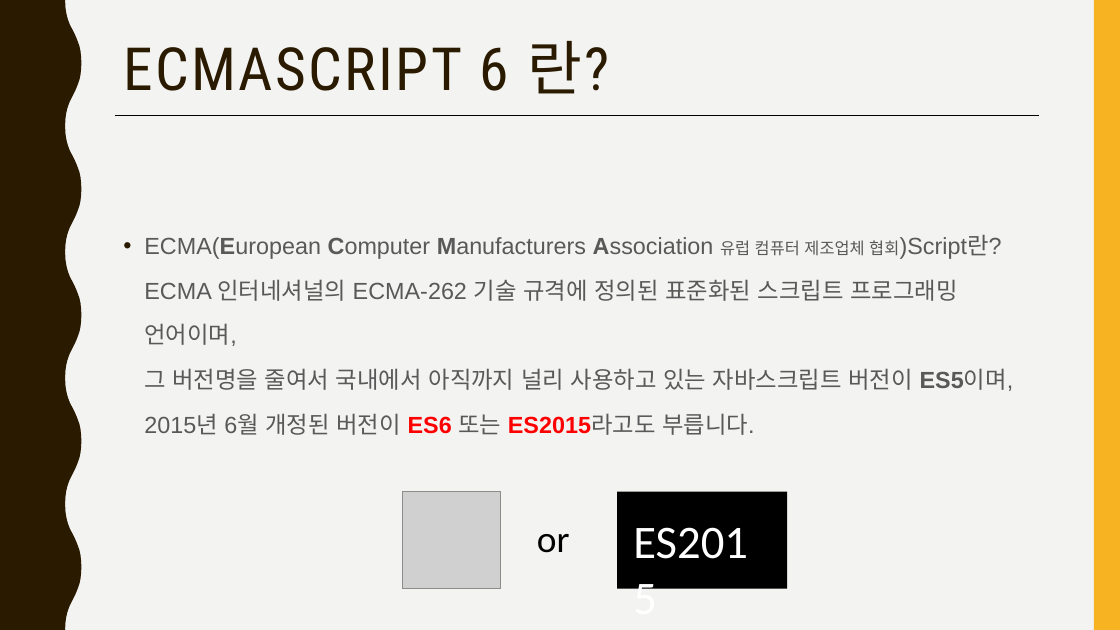
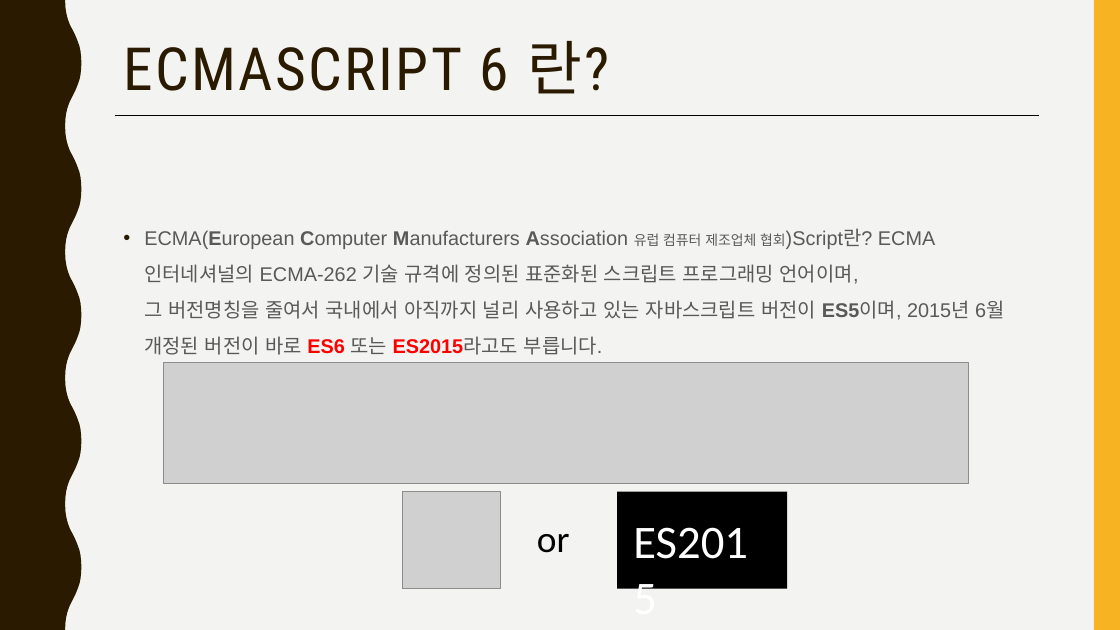
Before and after one commit to jangmang/ECMAScript6-ECMAScript201-, a slide deck: slide 3 of ES6.pptx. Drawn at 1120x630 pixels with LibreOffice and Linux fonts; fonts in the diff are those of the drawing; grey boxes stand for pictures. Boxes give left, top, right and bottom in pixels: in the first picture for what was removed or moved away, otherwise in the second. Text is boxed around its words. In the diff, an @@ line names an element or a change of style, - is before the commit and + after.

```diff
--- a/ES6.pptx
+++ b/ES6.pptx
@@ text at <box>144,230,1004,355</box>: text changed; size 20 to 17 pt @@
-• ECMA(European Computer Manufacturers Association 유럽 컴퓨터 제조업체 협회)Script란? ECMA 인터네셔널의 ECMA-262 기술 규격에 정의된 표준화된 스크립트 프로그래밍 언어이며,
-  그 버전명을 줄여서 국내에서 아직까지 널리 사용하고 있는 자바스크립트 버전이 ES5이며, 2015년 6월 개정된 버전이 ES6 또는 ES2015라고도 부릅니다.
+• ECMA(European Computer Manufacturers Association 유럽 컴퓨터 제조업체 협회)Script란? ECMA 인터네셔널의 ECMA-262 기술 규격에 정의된 표준화된 스크립트 프로그래밍 언어이며,
+  그 버전명칭을 줄여서 국내에서 아직까지 널리 사용하고 있는 자바스크립트 버전이 ES5이며, 2015년 6월 개정된 버전이 바로 ES6 또는 ES2015라고도 부릅니다.
@@ picture added at <box>164,363,969,484</box> @@
```
Also in this commit, not shown: 1 other slide changed, 3 slides added, 5 other files.
